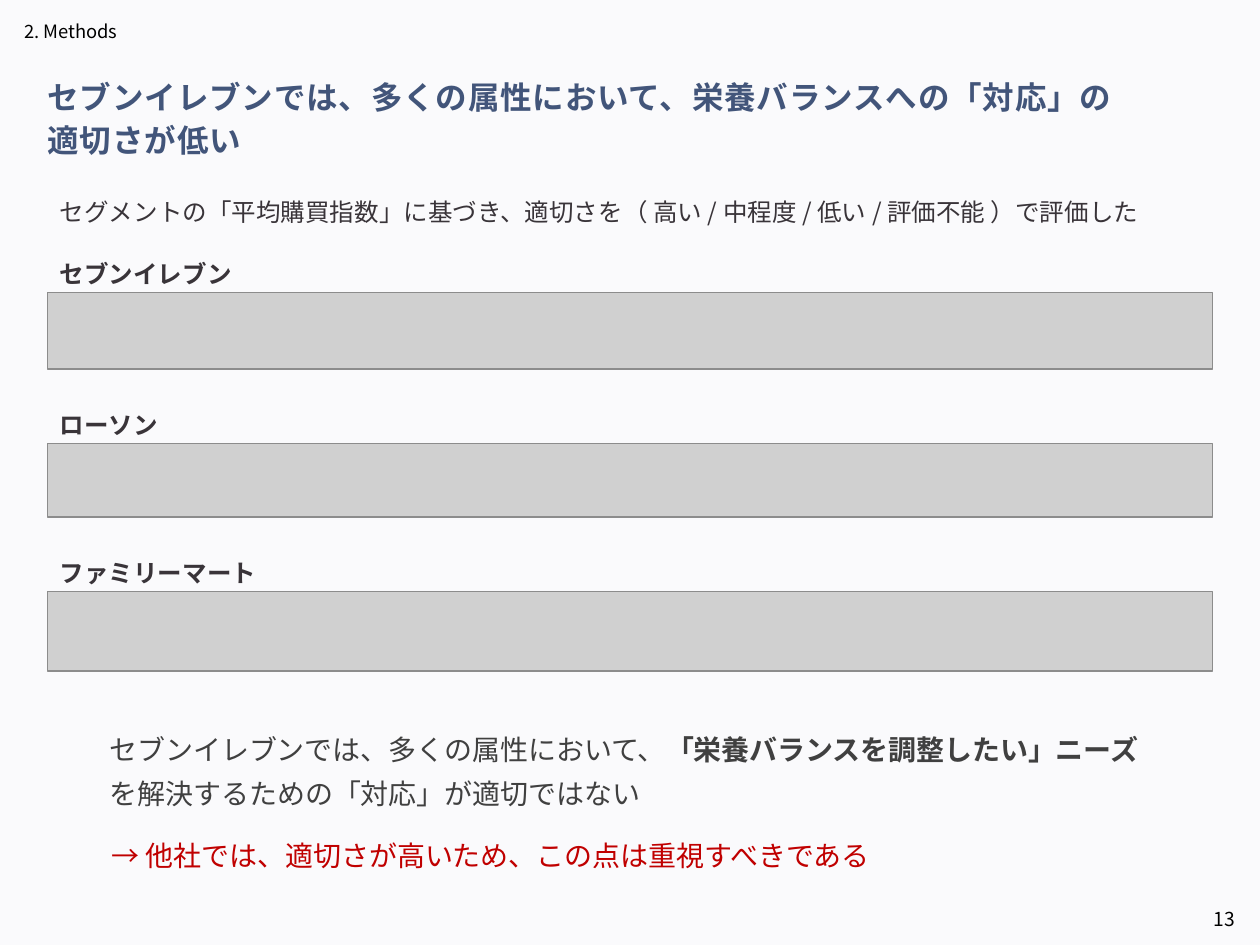
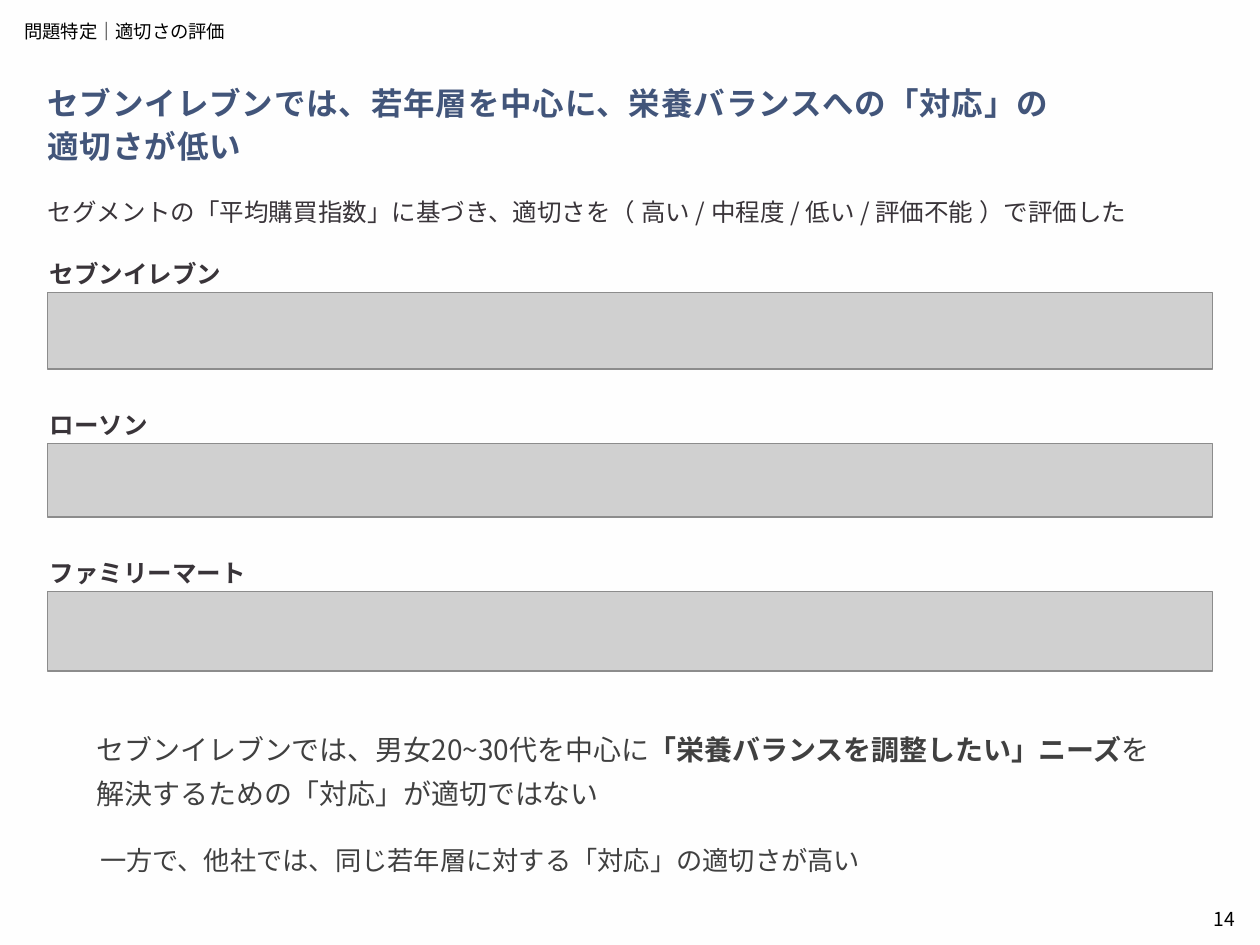
Before and after one commit to aoiseki0415/Accenture_CEO, a slide deck: slide 14 of 提出物一覧/アクセンチュア_中間発表.pptx (slide 13 before the commit). Drawn at 1260x945 pixels with LibreOffice and Linux fonts; fonts in the diff are those of the drawing; grey boxes stand for pictures. Boxes give left, top, right and bottom in pixels: in the first picture for what was removed or moved away, otherwise in the second. Text is boxed around its words. In the diff, an @@ line names an element or a change of style, - is before the commit and + after.

```diff
--- a/提出物一覧/アクセンチュア_中間発表.pptx
+++ b/提出物一覧/アクセンチュア_中間発表.pptx
@@ background #E7E6F4 at 19% opacity to #F5EDE9 at 4% opacity @@
@@ text removed at bbox=[24, 23, 118, 39] @@
-2. Methods
@@ text added at bbox=[24, 22, 225, 40], 10.5 pt, text #000000 @@
+問題特定｜適切さの評価
@@ text at bbox=[48, 88, 1048, 118]: text changed @@
-セブンイレブンでは、多くの属性において、栄養バランスへの「対応」の
+セブンイレブンでは、若年層を中心に、栄養バランスへの「対応」の
@@ text "セグメントの「平均購買指数」に基づき、適切さを（ 高い / 中程度 / ...": place and size @@
-text "セグメントの「平均購買指数」に基づき、適切さを（ 高い / 中程度 / ..." at bbox=[60, 200, 1138, 223]
+text "セグメントの「平均購買指数」に基づき、適切さを（ 高い / 中程度 / ..." at bbox=[48, 200, 1126, 223]
@@ 3 texts: place and size @@
-3 texts at bbox=[60, 262, 256, 584]
+3 texts at bbox=[50, 262, 246, 584]
@@ text at bbox=[97, 736, 1150, 807]: text changed @@
-セブンイレブンでは、多くの属性において、「栄養バランスを調整したい」ニーズを解決するための「対応」が適切ではない
+セブンイレブンでは、男女20~30代を中心に「栄養バランスを調整したい」ニーズを解決するための「対応」が適切ではない
@@ text at bbox=[100, 848, 860, 873]: text changed; size 16 to 15 pt; text colour #C00000 to #404040 @@
-→ 他社では、適切さが高いため、この点は重視すべきである
+一方で、他社では、同じ若年層に対する「対応」の適切さが高い
@@ page number at bbox=[1213, 912, 1234, 926]: text changed @@
-13
+14
```
Also in this commit, not shown: 15 other slides changed, 7 slides added, 3 slides removed.
